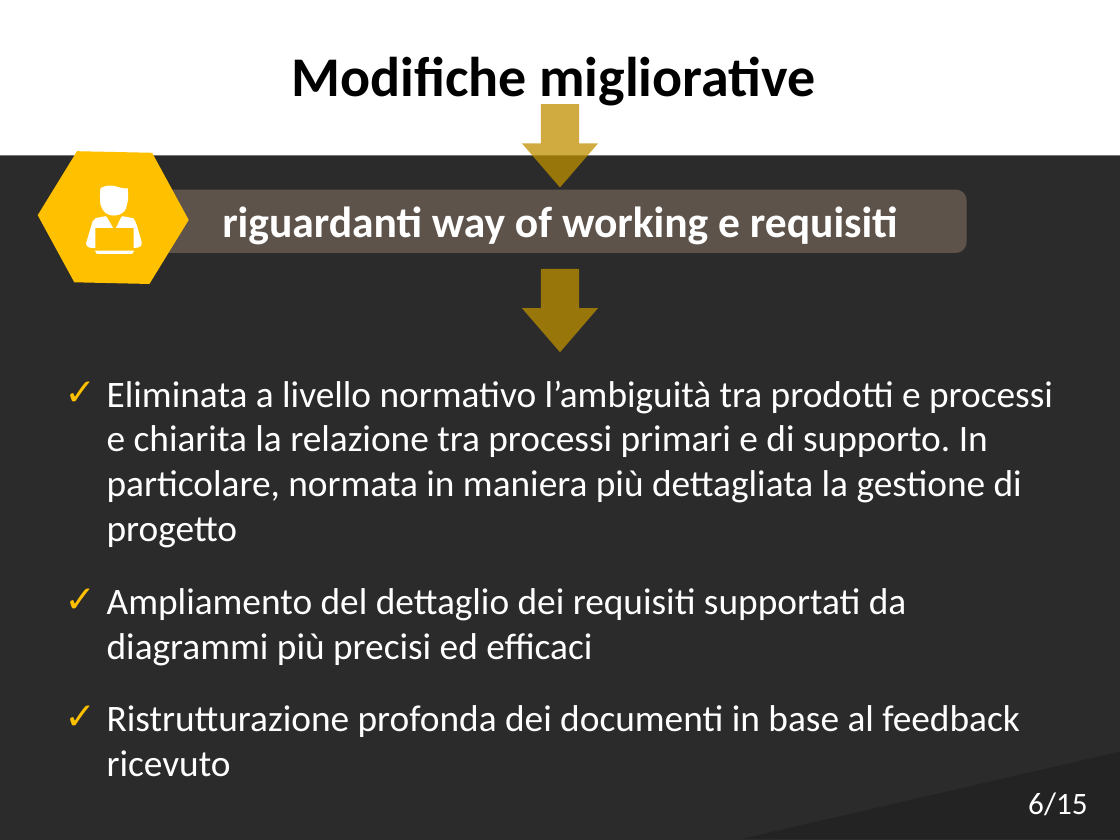
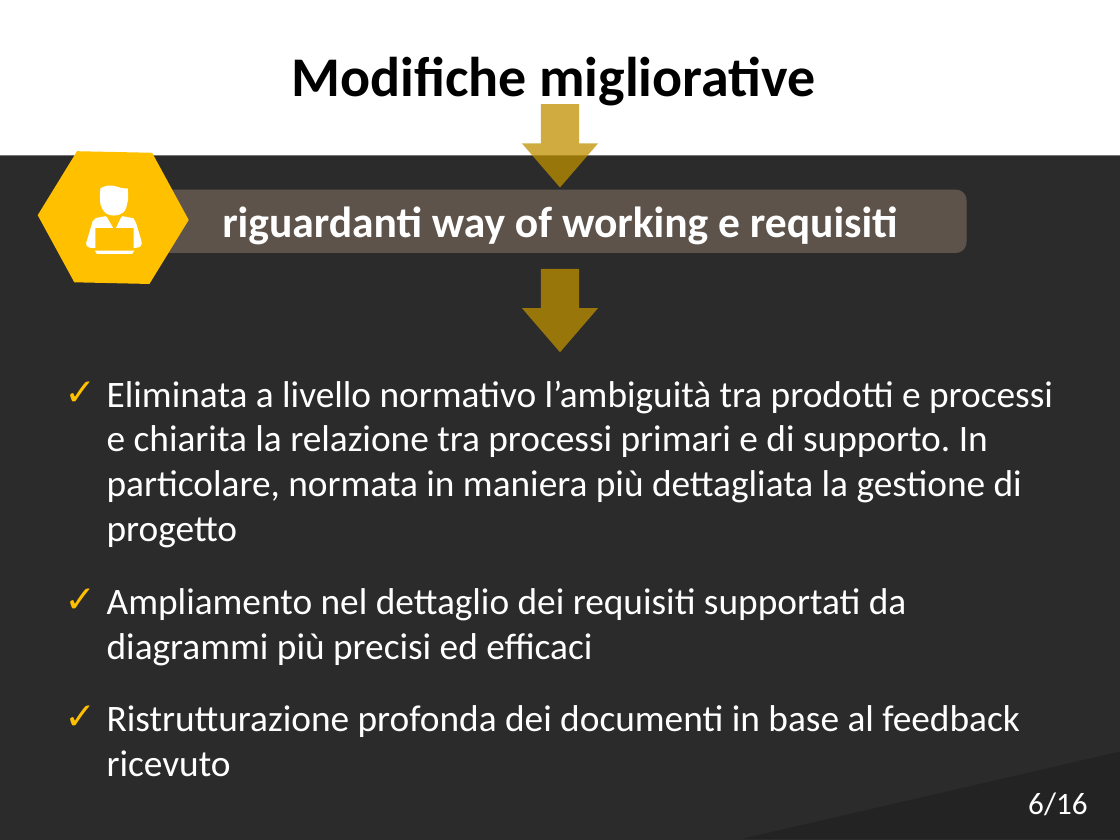
Before and after one commit to Italiaracerx/progettoSWE, a slide deck: slide 6 of Presentazioni/DEF Presentazione RP 19-03-2018.pptx. Drawn at 1120x840 pixels with LibreOffice and Linux fonts; fonts in the diff are those of the drawing; background and template pictures are left out; a plain dark background stands for a picture behind light text. Boxes give left, top, right and bottom in pixels: in the first picture for what was removed or moved away, otherwise in the second. Text is boxed around its words. In the diff, an @@ line names an element or a change of style, - is before the commit and + after.

Commit message:
Correzione slide e ampliamento
Correzione slide numero 6 e aggiunto tabella "consolidamento requisiti"

```diff
--- a/Presentazioni/DEF Presentazione RP 19-03-2018.pptx
+++ b/Presentazioni/DEF Presentazione RP 19-03-2018.pptx
@@ text at <box>107,588,906,666</box>: text changed @@
-  ✓ Ampliamento del dettaglio dei requisiti supportati da diagrammi più precisi ed efficaci
+  ✓ Ampliamento nel dettaglio dei requisiti supportati da diagrammi più precisi ed efficaci
@@ page number at <box>1028,792,1087,816</box>: text changed @@
-6/15
+6/16
```
Also in this commit, not shown: 1 other slide changed, 1 slide added.
